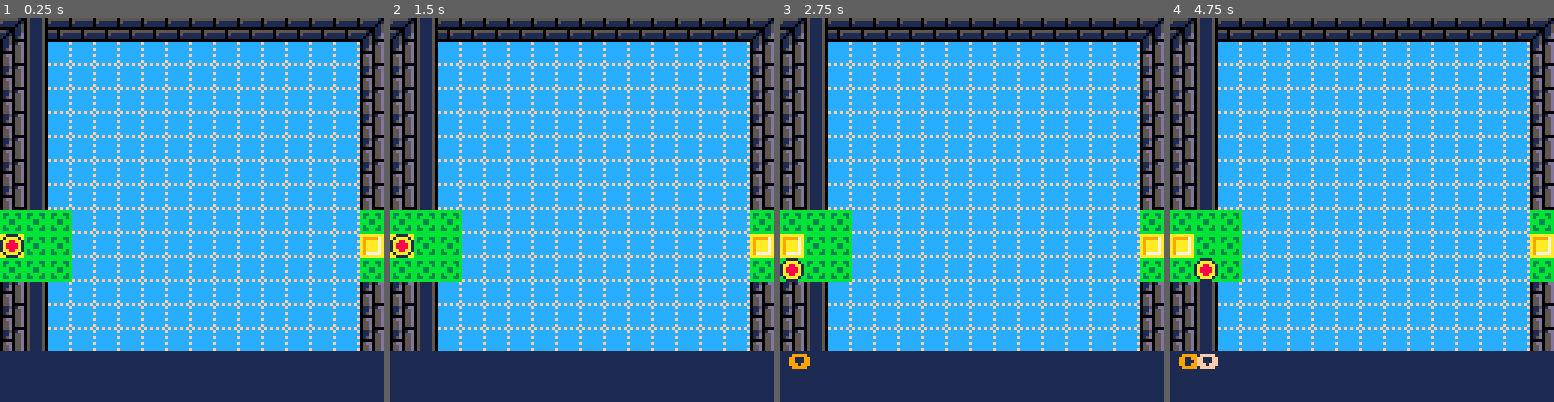
Above: before the commit, frames 1-4 (left to right).
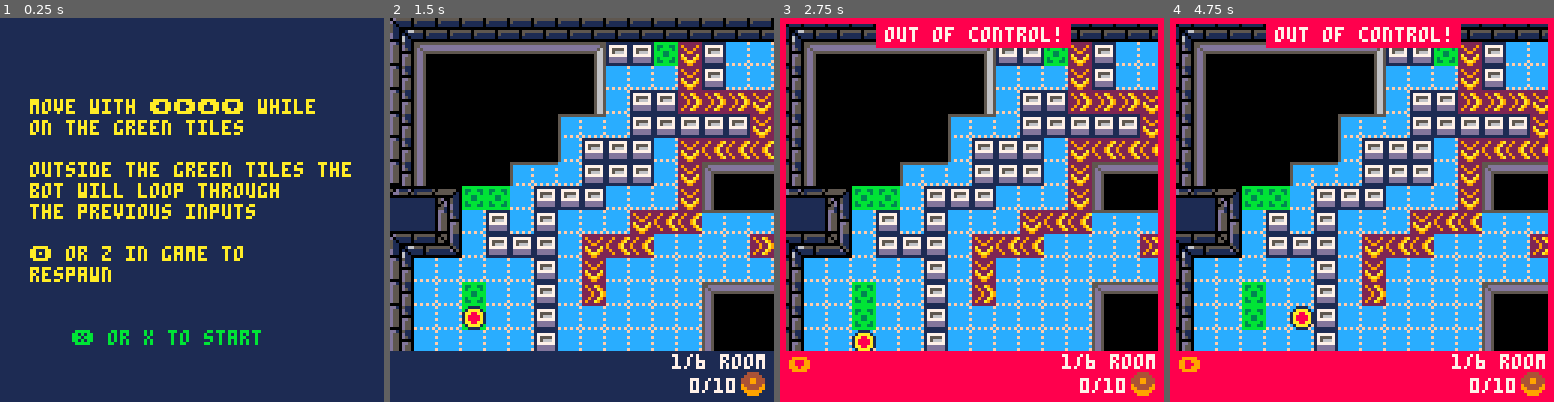
Above: after the commit, the same moments.

Repository: Hocka/gamejam-GMTK2020
Game: PICO-8 cartridge game.p8
The game is run twice, just before and just after one commit, with the same random seed, the same clock (stepped at 60 frames per second) and the same inputs.
Inputs:
- Up to frame 1 (0.25 s): no input
- Up to frame 2 (1.5 s): tap O (Z key) at 0.33, 0.7, 1.43 s; tap X (X key) at 1.07 s
- Up to frame 3 (2.75 s): hold Left 1.97-2.37 s; tap X (X key) at 2.07, 2.4, 2.73 s; tap O (Z key) at 2.22 s; hold Down from 2.42 s (still down)
- Up to frame 4 (4.75 s): release Down at 2.82 s; hold Right 2.87-3.53 s; tap X (X key) every 0.33 s from 3.07 to 4.73 s; tap O (Z key) at 3.1, 3.98 s; hold Up 3.58-4.08 s; hold Right 4.13-4.53 s; hold Down from 4.58 s (still down)

The runs differ from the first frame. In frame 1, 82% of the frame differs, in the area x 0-100%, y 0-87%; in frame 2, 54%; in frame 3, 71%; in frame 4, 71%.

Commit message:
Version des 48h

Diff:
--- a/game.p8
+++ b/game.p8
@@ -9,10 +9,14 @@
 function reset()
 
  p = {
-  x = 17, -- 3
-  y = 9, -- 12
+  x = 3, -- 3 17 32 47 62 77
+  y = 12, -- 12 9 9 9 9 9
   t = 1
  }
+
+
+
+ displayed_message = 0
 
  stock = {}
 
@@ -27,8 +31,17 @@
   y = 12,
  }
 
- _update = g_update
- _draw = g_draw
+ _update = s_update
+ _draw = s_draw
+
+ donuts = {}
+ donuts_r = 0
+
+ salle = 1
+
+ tt_respawn = 1
+
+ ligne2_active = ""
 
 end
 
@@ -41,23 +54,41 @@
 function _init()
  reset()
  global_init()
+ add(donuts,{39,9,1})
+ add(donuts,{67,10,1})
+ add(donuts,{66,1,1})
+ add(donuts,{74,8,1})
+ add(donuts,{52,1,1})
+ add(donuts,{57,8,1})
+ add(donuts,{37,9,1})
+ add(donuts,{89,8,1})
+ add(donuts,{91,1,1})
+ add(donuts,{83,1,1})
+
+ z = 0
+
+ ligne_hud_2 = ""
 end
 
 function g_update()
  update_camera()
  deplacements()
+ if (p.x * 8 ) < camx then p.x = camx / 8 end
  victoire()
  gameover()
  if (btn(🅾️)) then reset_checkpoint() end
+ bonus()
 end
 
 function g_draw()
 	 cls()
 	 camera(camx,0)
-	 map(0,0,0,0,40,18)
+	 map(0,0,0,0,127,18)
 	 animation()
   spr(5,p.x*8,p.y*8)
+  draw_donuts()
   hud()
+  display_message()
 end
 -->8
 -- rules engine
@@ -71,25 +102,63 @@
 
 function gameover()
  if (fget(mget(p.x,p.y),3)) then
+   z = t()
+   sfx(1)
   _update = go_update
   _draw = go_draw
  end
 end
--->8
--- hud
+
+-->8
+-- hud + draw donuts
 
 function hud()
  rectfill(camx,111,camx+127,135,chud)
  for i = 1, #stock do
   if i == p.t then c = 9 else c = 15 end
- 	print(stock[i].s,camx+(i*6)-3,112,c)
- end
+ 	print(stock[i].s,camx+(i*6)-3,113,c)
+ end
+
+ print(ligne_hud_2,camx+3,120,10)
+ spr(11,camx+117,118)
+
+ if donuts_r < 10 then
+  donutsx = camx + 100
+ else
+  donutsx = camx+96
+ end
+
+ print(donuts_r .."/" ..#donuts,donutsx,120,7)
+ print(salle .."/6 room",camx+94,112,7)
 
  if chud == 8 then
+  rectfill(camx+32,2,camx+96,9,chud)
+  print("out of control!",camx+35,3,7)
   rect(camx+0,0,camx+127,127,chud)
   rect(camx+1,1,camx+126,126,chud)
  end
-end
+
+ if salle == 2 then
+		ligne_hud_2 = "🅾️ or z to respawn"
+ else
+  ligne_hud_2 = ""
+	end
+
+end
+
+
+
+function draw_donuts()
+ for donut = 1, #donuts do
+  if donuts[donut][1] < (camx + 128) / 8 and
+     donuts[donut][1] > (camx) / 8 and
+     donuts[donut][3] == 1 then
+   spr(11,donuts[donut][1]*8,donuts[donut][2]*8)
+  end
+ end
+end
+
+
 -->8
 -- checkpoint
 
@@ -101,34 +170,88 @@
  update_camera()
  _update = g_update
  _draw = g_draw
+
+ if tt_respawn == 1 then
+  tt_respawn = 0
+ end
+
 end
 -->8
 -- camera
 
 function update_camera()
 
- if out == 0 and (p.x * 8) - camx > 64 then
-  camx = (p.x) * 8 - 8
- end
-
--- exceptions
-
--- position 3
-exceptions_camera(11,01,5)
-
---  17 09 checkpoint 1
-exceptions_camera(17,09,17)
-
--- end
-if camx > 192 then camx = 192 end
-
-end
-
-function exceptions_camera(x,y,cam)
-	if p.x == x and p.y == y then
-	 camx = cam * 8
-	end
-end
+
+
+-- depart
+	if p.x == 3 and p.y == 12 then
+		camx = 0
+	 return
+	end
+
+-- position 2 salle 1
+	if p.x == 11 and p.y == 1 then
+		camx = 40
+	 return
+	end
+
+-- checkpoint 1
+	if p.x == 17 and p.y == 9 then
+		camx = 136
+		if salle != 2 then
+		 sfx(2)
+		 salle = 2
+		end
+
+		displayed_message = 1
+	 return
+	end
+
+-- checkpoint 2
+	if p.x == 32 and p.y == 9 then
+		camx = 256
+		if salle != 3 then
+		 sfx(2)
+		 salle = 3
+		end
+		displayed_message = 2
+	 return
+	end
+
+-- checkpoint 3
+	if p.x == 47 and p.y == 9 then
+		camx = 376
+		if salle != 4 then
+		 sfx(2)
+		 salle = 4
+		end
+		displayed_message = 3
+	 return
+	end
+
+-- checkpoint 4
+	if p.x == 62 and p.y == 9 then
+		camx = 496
+ if salle != 5 then
+		sfx(2)
+		salle = 5
+	end
+	 return
+	end
+
+-- checkpoint 5
+	if p.x == 77 and p.y == 9 then
+		camx = 616
+ if salle != 6 then
+		sfx(2)
+		salle = 6
+	end
+	 return
+	end
+
+end
+
+
 -->8
 -- controles et collisions
 
@@ -197,10 +319,10 @@
 
 	 if t() % 0.5 == 0 then
 
-	 	if (fget(mget(p.x,p.y),5)) then p.y -= 1
-   elseif (fget(mget(p.x,p.y),2)) then p.y += 1
-   elseif (fget(mget(p.x,p.y),6)) then p.x += 1
-   elseif (fget(mget(p.x,p.y),7)) then p.x -= 1
+	 	if (fget(mget(p.x,p.y),5)) then p.y -= 1 sfx(4)
+   elseif (fget(mget(p.x,p.y),2)) then p.y += 1 sfx(4)
+   elseif (fget(mget(p.x,p.y),6)) then p.x += 1 sfx(4)
+   elseif (fget(mget(p.x,p.y),7)) then p.x -= 1 sfx(4)
 
 	  else
 		  temp.x = p.x + stock[p.t].x
@@ -214,6 +336,7 @@
 			 if not collision(temp.x,temp.y) then
 				 p.x = temp.x
 				 p.y = temp.y
+				 sfx(0)
 		  end
 		 end
 		end
@@ -223,6 +346,38 @@
 
 -->8
 -- autres states
+
+function s_update()
+
+ if (btn(❎)) then
+	 _update = g_update
+	 _draw = g_draw
+ end
+
+end
+
+function s_draw()
+ cls(1)
+ e = 34
+ f = 10
+ print("move with ⬅️➡️⬆️⬇️ while",f,e-1*7,10)
+ print("on the green tiles",f,e,10)
+
+	print("outside the green tiles the",f,e+2*7,10)
+	print("bot will loop through",f,e+3*7,10)
+	print("the previous inputs",f,e+4*7,10)
+ print("🅾️ or z in game to",f,e+6*7,10)
+ print("respawn",f,e+7*7,10)
+
+ if flr(t()) % 2 == 0 then
+  mc = 11
+ else
+  mc = 14
+ end
+
+
+ print("❎ or x to start",f+14,e+10*7,mc)
+end
 
 function v_update()
  if (btn(🅾️)) then reset() end
@@ -232,18 +387,23 @@
  cls(4)
  camera()
  print("★ gg ! ★",45,50,7)
- print("a winner is you",35,70,7)
+ print("thanks for playing",30,70,7)
+ print("♥",60,90,7)
 end
 
 function go_update()
  if (btn(🅾️)) then reset_checkpoint() end
+ if (t() - z) > 1 then
+  reset_checkpoint()
+ end
 end
 
 function go_draw()
  cls(8)
  camera()
+
  print("you fell",45,50,7)
- print("press ❎",45,70,7)
+
 end
 -->8
 -- animation
@@ -271,6 +431,81 @@
   end
  end
 end
+-->8
+-- donuts
+
+-- collision avec donuts
+
+function bonus()
+ for donut = 1, #donuts do
+  if donuts[donut][1] < (camx + 128) / 8 and
+     donuts[donut][1] > (camx) / 8 and
+     donuts[donut][3] == 1 then
+   if p.x == donuts[donut][1] and
+      p.y == donuts[donut][2] then
+      donuts[donut][3] = 0
+      donuts_r += 1
+      sfx(3)
+   end
+  end
+ end
+end
+
+
+-->8
+-- messages
+
+function display_message()
+
+ if displayed_message == 0 then
+
+ 	if p.y > 8 and p.y < 12 then
+   print("recorded ",14,13,10)
+	  print("input list",14,19,10)
+	  print("at the ",14,25,10)
+	  print("bottom",14,31,10)
+	  print("of the",14,37,10)
+		 print("screen",14,43,10)
+	 end
+
+	 if p.y < 8 then
+		 print("next ",14,13,10)
+		 print("automatic",14,19,10)
+		 print("move",14,25,10)
+		 print("displayed",14,31,10)
+	  print("in ",14,37,10)
+	  print("orange ",14,43,10)
+	 end
+
+	 if  p.x > 10 then displayed_message = 1 end
+ end
+
+	 if displayed_message == 1 then
+   print("gold tiles",190,40,10)
+   print("reset",190,46,10)
+   print("input list",190,52,10)
+   print("and set",190,58,10)
+   print("checkpoints",190,64,10)
+	 end
+
+	 if displayed_message == 2 then
+  	print("donuts are ",291,96,10)
+  	print("optional objectives",291,102,10)
+
+  end
+
+
+end
+…(7 lines of a section not shown)…
+-->8
+
+
 
 
 
@@ -435,21 +670,27 @@
 
 
 __gff__
-0002000100000808929200001200000040408080202008089292010001000000040401000000080801010101000000000101010101080808080101000000000000000000000000000000000000000000000000000000000000000000000000000000000000000000000000000000000000000000000000000000000000000000
+0002000100000808929200001208000040408080202008089292010001000000040401000000080801010101000000000101010101080808080101000000000000000000000000000000000000000000000000000000000000000000000000000000000000000000000000000000000000000000000000000000000000000000
 0000000000000000000000000000000000000000000000000000000000000000000000000000000000000000000000000000000000000000000000000000000000000000000000000000000000000000000000000000000000000000000000000000000000000000000000000000000000000000000000000000000000000000
 __map__
-3031313131313131313131313131313131323431313131313131313131313131323431313131313131313131313131323431313131313131313131313131323431313131313131313131313131323431313131313131313131313131323431313131313131313131313131323431313131313131313131313131323402020202
-3906383838383838072222012022020202333402020202020202020202020202333402020202020202020202020202333402020202020202020202020202333402020202020202020202020202333402020202020202020202020202333402020202020202020202020202333402020202020202020202220202333402020202
-3916000000000000170202022022020202333402020202020202020202020202333402020202020202020202020202333402020202020202020202020202333402020202020202020202020202333402020202020202020202020202333402020202020202020202020202333402020202020202022220221402333402020202
-3916000000003535170222221010102002333402020202020202020202020202333402020202020202020202020202333402020202020202020202020202333402020202020202020202020202333402020202020202020202020202333402020202020202020202020202333402140202020202022220221420333402020202
-3916000000003523240222222222222002333402020202020202020202020202333402020202020202020202020202333402020202020202020202020202333402020202020202020202020202333402020202020202020202020202333402020202020202020202020202333401010102020202022220221420333402020202
-3916000035353525222222022013131302333402020202020202020202020202333402020202020202020202020202333402020202020202020202020202333402020202020202020202020202333402020202020202020202020202333402020202020202020202020202333401140113131313022220221420333402020202
-3916353535232402222222022006383807333402020202020202020202020202333402020202020202020202020202333402020202020202020202020202333402020202020202020202020202333402020202020202020202020202333402020202020202020202020202333401141222222214222220221420333402020202
-3b283a0101022222220202022016353517333402020202020202020202020202333402020202020202020202020202333402020202020202020202020202333402020202020202020202020202333402020202020202020202020202333402020202020202020202020202333422222202020202222220221420333402020202
-2a2b390222022202020220131324242424010101020202020202020202020202010101020202020202020202020202010101020202020202020202020202010101020202020202020202020202010101020202020202020202020202010101020202020202020202020202010101020202222222022202020221333402020202
-30312902222222022013130202020210100c01010202020202020202020202020c01010202020202020202020202020c01010202020202020202020202020c01010202020202020202020202020c01010202020202020202020202020c01010202020202020202020202020c0101020222020202220202022221333402020202
-3902020202022202200202020202020202010101020202020202020202020202010101020202020202020202020202010101020202020202020202020202010101020202020202020202020202010101020202020202020202020202010101020202020202020202020202010101020202222222022222222221333402020202
-3902020102022202100202020206383838333402020202020202020202020202333402020202020202020202020202333402020202020202020202020202333402020202020202020202020202333402020202020202020202020202333402020202020202020202020202333402020202020202020202020202333402020202
-3902020102022202020202020216000000333402020202020202020202020202333402020202020202020202020202333402020202020202020202020202333402020202020202020202020202333402020202020202020202020202333402020202020202020202020202333402020202020202020202020202333402020202
-3902020202022202020202020216353535333402020202020202020202020202333402020202020202020202020202333402020202020202020202020202333402020202020202020202020202333402020202020202020202020202333402020202020202020202020202333402020202020202020202020202333402020202
+3031313131313131313131313131313131323430313131313131313131313131323430313131313131313131313131323430313131313131313131313131323431313131313131313131313131323430313131313131313131313131323431313131313131313131313131323431313131313131313131313131323402020202
+3906383838383838072222012022020202333439020202020202020202102002333439063838383838383838383807333439020202102002020202020220333402020202020202020202020202333439020202020202020202220202333402020202020202020202020202333402020202020202020202020202333402020202
+3916000000000000170202022022020202333439020202020202022002022002333439163535353535353535353517333439020202022010200202020220333402021010101010101002020202333439020202020202022220221402333402020202020202020202020202333402020202020202020202020202333402020202
+3916000000003535170222221010102002333439020202022022222002022002333439163535353535353535353517333439140638071002020201020220333402121212121212220201010102333439140202020202022220221420333402020202020202020202020202333402020202020202020202020220333402020202
+3916000000003523240222222222222002333439020214063838383838072002333439163535353535353535353517333439141635170202020202020220333422222222222214220201010102333439012002020202022220221420333402020202020202020202020202333402020202020202020202020220333402020202
+3916000035353525222222022013131302333439020214163535350035172002333439163535353535353535353517333439141635170202020202020220333402020202022214220201010102333439010113131313022220221420333402020202020202020202020202333402020202020202020202020220333402020202
+3916353535232402222222022006383807333439020214163535353535172002333439163535353535353535353517333439141212121201020202020220333402022202022214220202020202333439011422222214222220221420333402020202020202020202020202333402020202020202020202020220333402020202
+3b283a0101022222220202022016353517333439020214163535353535172002333439163535353535353535353517333439222222020202022220121212333402022202101014220202020202333422222202020202222220221420333402020202020202020202020202333402020202020202020202020220333402020202
+2a2b390222022202020220131324242424010101020202163535353535172002010101102424242224242422242424010202020202020202020202200202010101022202020202220202020202010101020202222222022202020221333401020202020202020202020202010101020202020202020202020221333402020202
+30312902222222022013130202020210100c01010202022222222222222220100c01011402020202020210020202100c01020201020202220202022002020c01010222222222222202020202100c01010202220202022202020222213334010202020202020202020202020c0101020202020202020202020221333402020202
+3902020202022202200202020202020202010101020202222012121212121214010101140202020202021402020214010202020202020202020202020214010101020202222222220202020214010101020202222222022222222221333401020202020202020202020202010101020202020202020202020221333402020202
+3902020102022202100202020206383838333439222222222002020202020214333439383838383838383838383838333439220202220202020202020202333414222202020202222222020214333439020206383838383838070809333402020202020202020202020202333402020202020202020202020202333402020202
+39020201020222020202020202160000003334390202020220020202020202023334390b3535353535353535353535333439020202020206383838383807333414122222222201020222020214333439020216353535353535171819333402020202020202020202020202333402020202020202020202020202333402020202
+3902020202022202020202020216353535333439020202021002020202020202333439353535353535353535353535333439022202020216353535353517333422141212121212020222020214333439020216353535353535172324333402020202020202020202020202333402020202020202020202020202333402020202
 0303030303030303030303030303030303030303030303030303030303030303030303030303030303030303030303030303030303030303030303030303030303030303030303030303030303030303030303030303030303030303030303030303030303030303030303030303030303030303030303030303030303030303
+…(6 lines of a section not shown)…
Not shown, changed: 24 lines of the sprite sheet (__gfx__) section of game.p8
Not shown, changed: the thumbnail (__label__) section of game.p8
Not shown, changed: the sound effects (__sfx__) section of game.p8
Not shown, changed: game.p8.png
Not shown, changed: index.html
Not shown, changed: index.js
Not shown, changed: spritesheet.png
